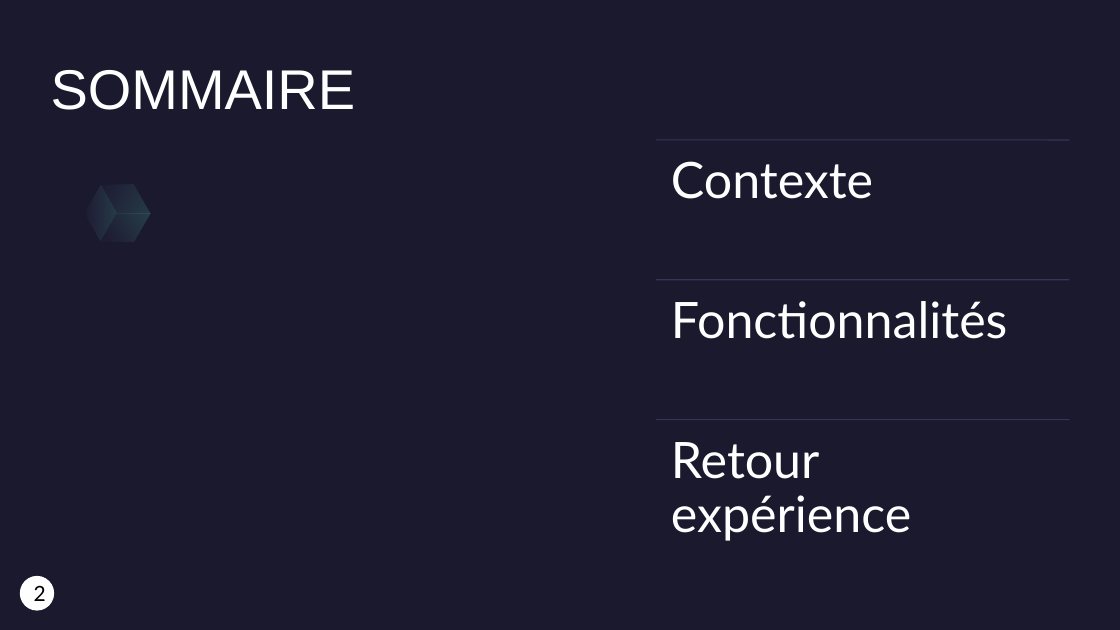
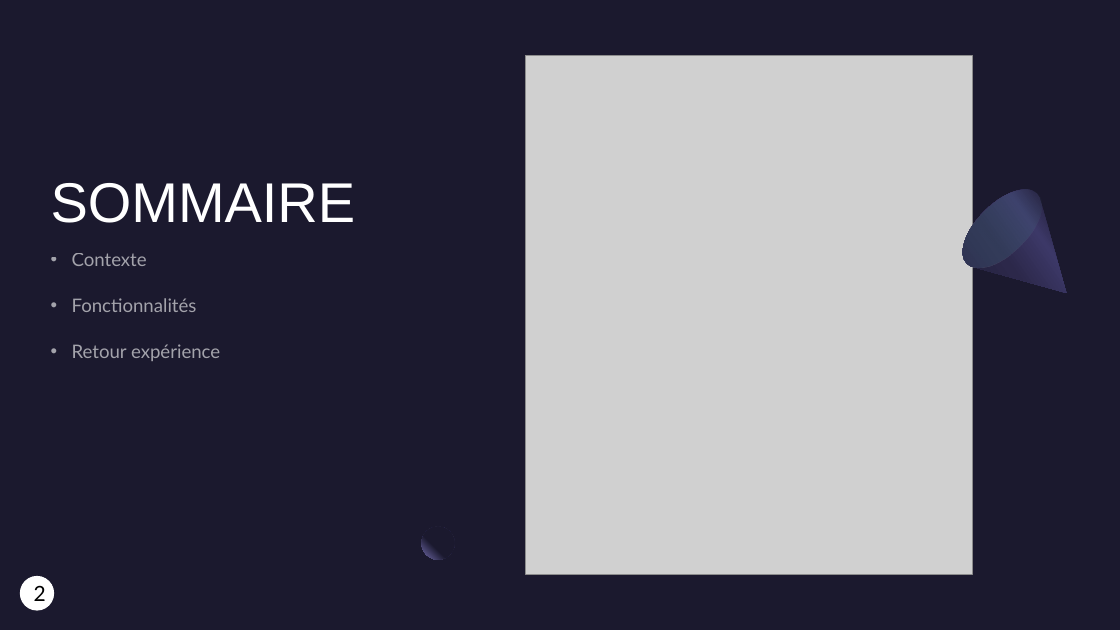
Before and after one commit to OphisDgn/projetBack_blog, a slide deck: slide 2 of Presentation_oral_LIEUTAUD_CELINE.pptx. Drawn at 1120x630 pixels with LibreOffice and Linux fonts; fonts in the diff are those of the drawing; grey boxes stand for pictures. Boxes give left, top, right and bottom in pixels: in the first picture for what was removed or moved away, otherwise in the second. Text is boxed around its words. In the diff, an @@ line names an element or a change of style, - is before the commit and + after.

```diff
--- a/Presentation_oral_LIEUTAUD_CELINE.pptx
+++ b/Presentation_oral_LIEUTAUD_CELINE.pptx
@@ title "SOMMAIRE" at [51, 183, 356, 223]: vertical alignment top to bottom @@
@@ picture added at [526, 55, 973, 574] @@
@@ freeform shape removed at [92, 170, 158, 228] @@
@@ ellipse added at [949, 176, 1055, 281], fill gradient #454075 to #5BEFC1 @@
@@ freeform shape added at [950, 176, 1102, 328], fill gradient #2C284A to #3C3867 to #1B192E @@
@@ freeform shape removed at [76, 185, 125, 241] @@
@@ freeform shape removed at [100, 199, 150, 256] @@
@@ text added at [72, 253, 220, 361], 16 pt, text #FFFFFF at 60% opacity @@
+• Contexte
+• Fonctionnalités
+• Retour expérience
@@ group removed at [656, 140, 1070, 541]: 3 lines, 3 texts @@
-Contexte
-Fonctionnalités
-Retour expérience
@@ ellipse added at [422, 527, 455, 560], fill gradient #1B192E to #7771B2 @@
```
Also in this commit, not shown: 1 other slide changed, 1 slide added, 1 slide removed, 8 other files.
